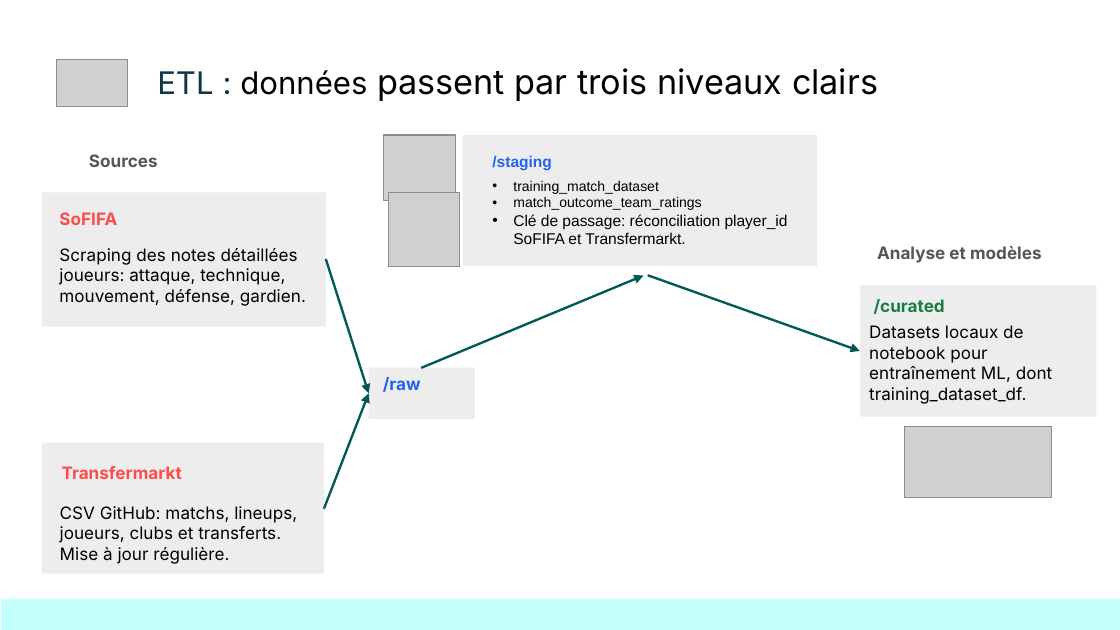
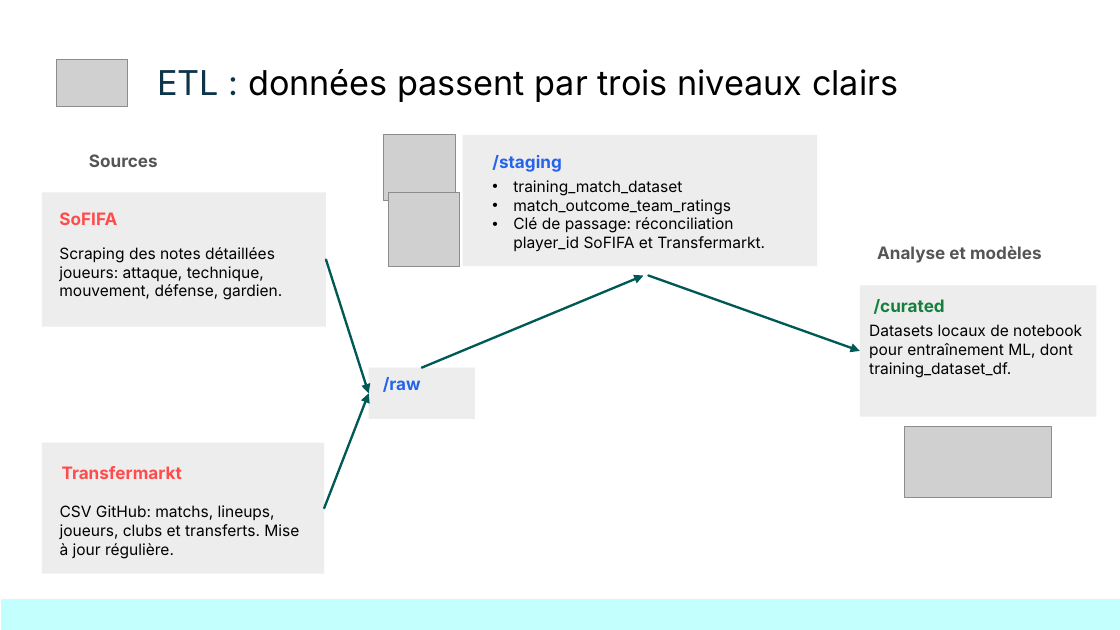
Before and after one commit to kinpintouche-star/football-predictor, a slide deck: slide 7 of docs/FootballPredictorDemoDay20260803.pptx. Drawn at 1120x630 pixels with LibreOffice and Linux fonts; fonts in the diff are those of the drawing; grey boxes stand for pictures; background and template pictures are left out. Boxes give left, top, right and bottom in pixels: in the first picture for what was removed or moved away, otherwise in the second. Text is boxed around its words. In the diff, an @@ line names an element or a change of style, - is before the commit and + after.

```diff
--- a/docs/FootballPredictorDemoDay20260803.pptx
+++ b/docs/FootballPredictorDemoDay20260803.pptx
@@ title "ETL : données passent par ..." at <box>157,69,898,102</box>: size 20 to 22 pt in "ETL : données"; vertical alignment top to middle @@
@@ text "/staging" at <box>492,155,561,172</box>: size 10 to 11 pt, font Arial to Inter @@
@@ text "training_match_dataset" at <box>513,180,765,251</box>: size 9 to 10 pt in "training_match_dataset", "match_outcome_team_ratings"; font Arial to Inter @@
@@ size 11 to 10 pt in 3 elements at <box>865,326,1091,326</box>, <box>59,247,283,300</box>, <box>60,505,299,559</box> @@
```
Also in this commit, not shown: 12 other slides changed.
